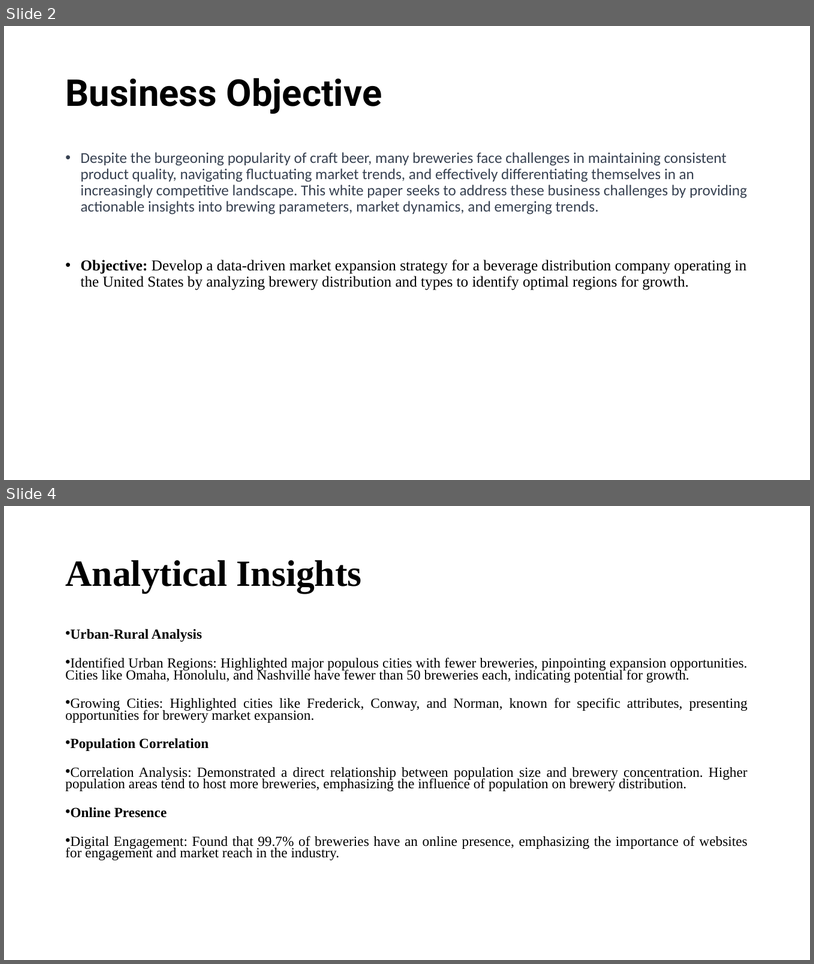
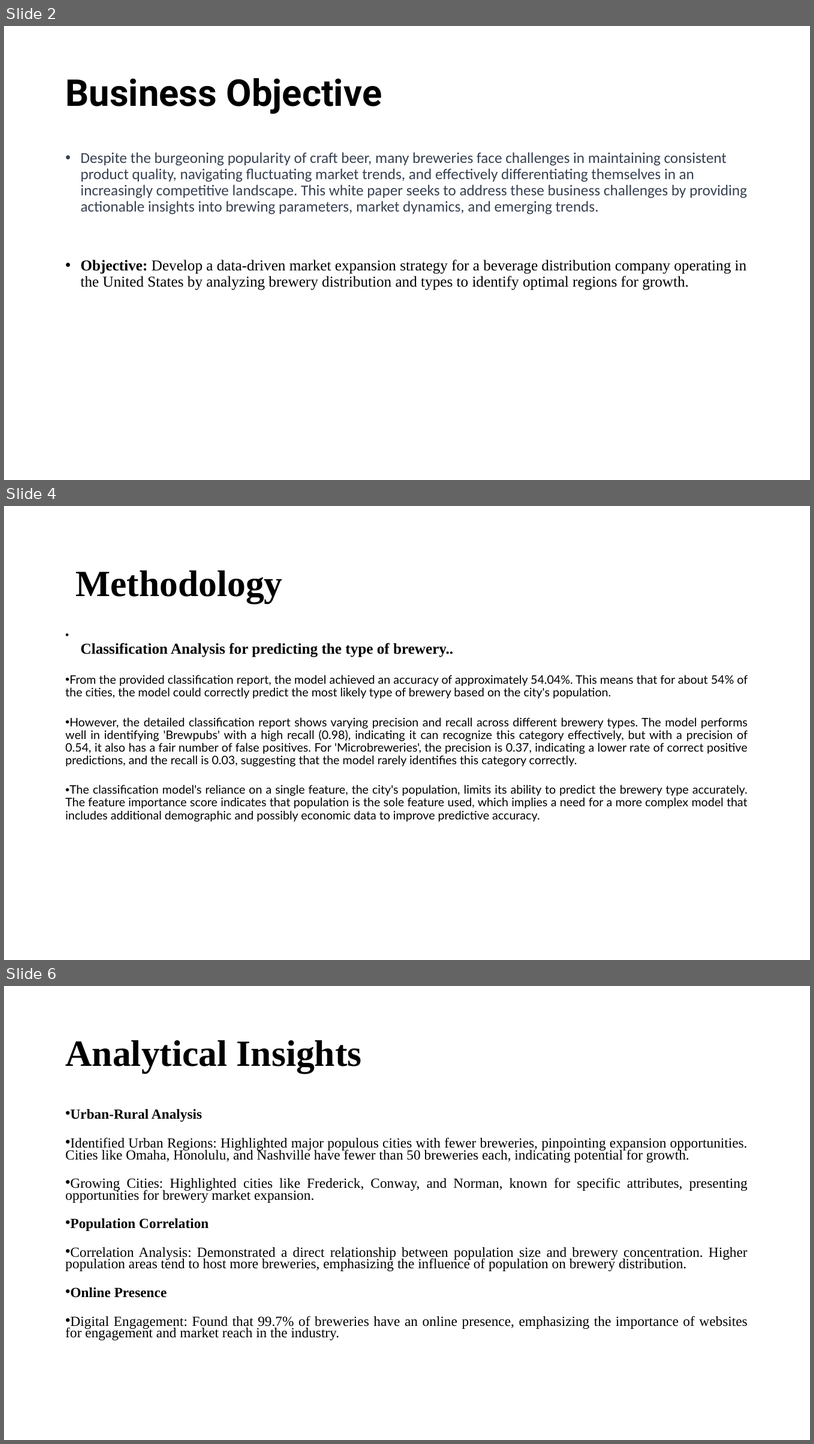
Before and after one commit to skabindra/dsc680, a slide deck: Week1-4/Presentation.pptx. Shown one above the other, each under a label of ours: slides 2 and 4 before the commit, slides 2, 4 and 6 after it; the slides between them are not shown. The pictures are 814x964 and 814x1444 pixels, drawn with LibreOffice and Linux fonts; fonts in the diff are those of the drawing. Boxes give left, top, right and bottom in pixels: in the first picture for what was removed or moved away, otherwise in the second. Text is boxed around its words. In the diff, an @@ line names an element or a change of style, - is before the commit and + after.

```diff
--- a/Week1-4/Presentation.pptx
+++ b/Week1-4/Presentation.pptx
@@ slide 4 added at box(4, 506, 810, 960), background #FFFFFF @@
@@ text added at box(75, 570, 282, 603), 44 pt, text #000000, bold @@
+Methodology
@@ text added at box(65, 643, 748, 822), 14 pt, text #000000 @@
+• Classification Analysis for predicting the type of brewery..
+• From the provided classification report, the model achieved an accuracy of approximately 54.04%. This means that for about 54% of the cities, the model could correctly predict the most likely type of brewery based on the city's population.
+• However, the detailed classification report shows varying precision and recall across different brewery types. The model performs well in identifying 'Brewpubs' with a high recall (0.98), indicating it can recognize this category effectively, but with a precision of 0.54, it also has a fair number of false positives. For 'Microbreweries', the precision is 0.37, indicating a lower rate of correct positive predictions, and the recall is 0.03, suggesting that the model rarely identifies this category correctly.
+• The classification model's reliance on a single feature, the city's population, limits its ability to predict the brewery type accurately. The feature importance score indicates that population is the sole feature used, which implies a need for a more complex model that includes additional demographic and possibly economic data to improve predictive accuracy.
@@ what was slide 4 is now slide 6 @@
```
Also in this commit, not shown: 2 slides changed, 2 other slides added, 7 other files.
